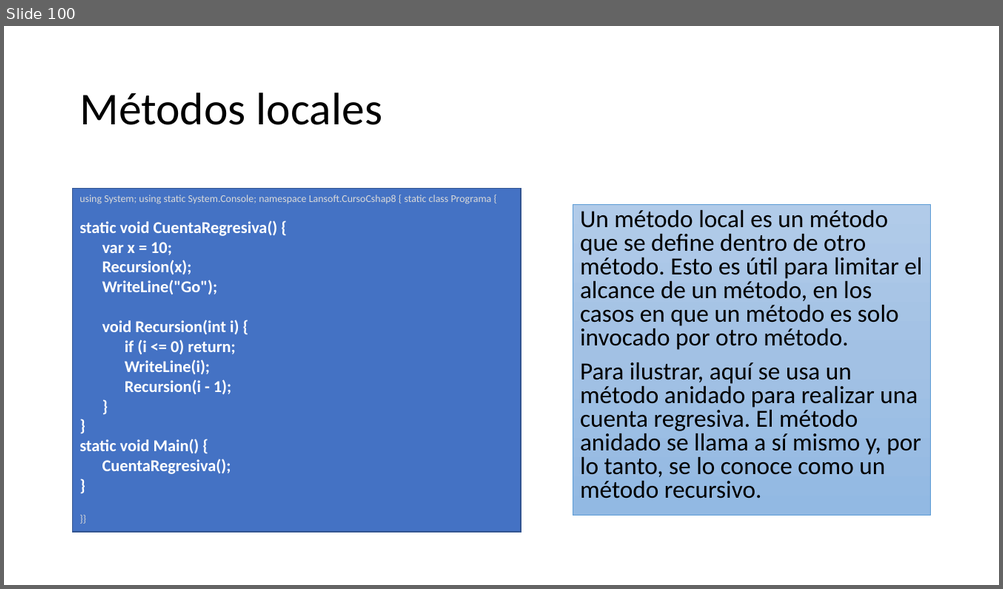
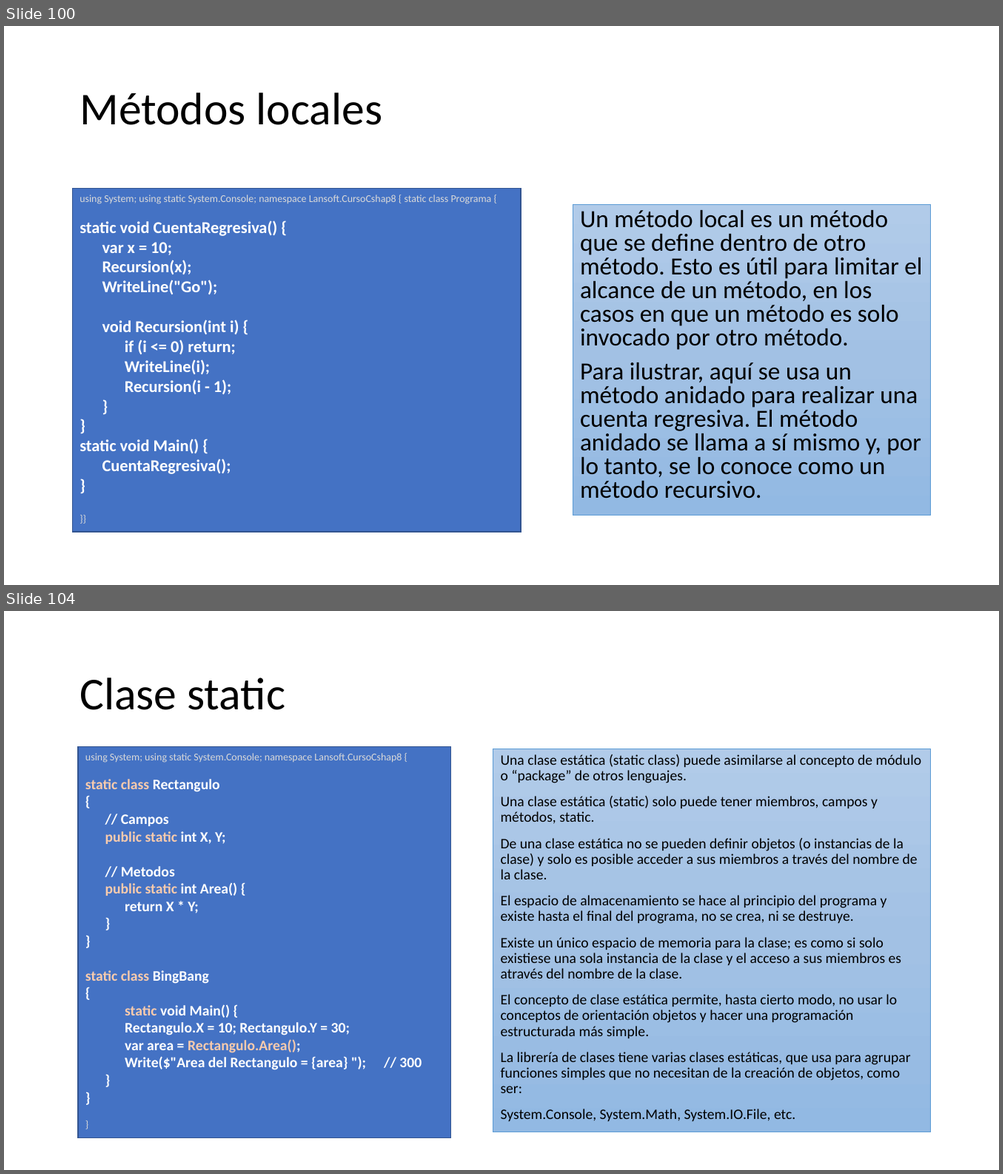
Before and after one commit to AlbertOsinaga/CursoCSharp__8, a slide deck: CSharpQuickReferencia.pptx. Shown one above the other, each under a label of ours: slide 100 before the commit, slides 100 and 104 after it; the slides between them are not shown. The pictures are 1003x589 and 1003x1174 pixels, drawn with LibreOffice and Linux fonts; fonts in the diff are those of the drawing. Boxes give left, top, right and bottom in pixels: in the first picture for what was removed or moved away, otherwise in the second. Text is boxed around its words. In the diff, an @@ line names an element or a change of style, - is before the commit and + after.

Commit message:
V 2020 04 28 PPP-CQR 111 slides

```diff
--- a/CSharpQuickReferencia.pptx
+++ b/CSharpQuickReferencia.pptx
@@ slide 104 added at [4,611,999,1170], background #FFFFFF @@
@@ title added at [79,678,286,710], 44 pt, text #000000 @@
+Clase static
@@ rectangle added at [78,747,451,1139], fill #4472C4, outline #325491 1 pt, 14 pt, text #FFFFFF, bold @@
+using System; using static System.Console; namespace Lansoft.CursoCshap8 {
+static class Rectangulo
+{
+// Campos
+public static int X, Y;
+// Metodos
+public static int Area() {
+return X * Y;
+}
+}
+static class BingBang
+{
+static void Main() {
+Rectangulo.X = 10; Rectangulo.Y = 30;
+var area = Rectangulo.Area();
+Write($"Area del Rectangulo = {area} "); // 300
+}
+}
+}
@@ text added at [492,749,930,1133], fill gradient #B1CBE9 to #A3C1E5 to #93B9E4, outline #5B9BD5 0.5 pt, 14 pt, text #000000 @@
+Una clase estática (static class) puede asimilarse al concepto de módulo o “package” de otros lenguajes.
+Una clase estática (static) solo puede tener miembros, campos y métodos, static.
+De una clase estática no se pueden definir objetos (o instancias de la clase) y solo es posible acceder a sus miembros a través del nombre de la clase.
+El espacio de almacenamiento se hace al principio del programa y existe hasta el final del programa, no se crea, ni se destruye.
+Existe un único espacio de memoria para la clase; es como si solo existiese una sola instancia de la clase y el acceso a sus miembros es através del nombre de la clase.
+El concepto de clase estática permite, hasta cierto modo, no usar lo conceptos de orientación objetos y hacer una programación estructurada más simple.
+La librería de clases tiene varias clases estáticas, que usa para agrupar funciones simples que no necesitan de la creación de objetos, como ser:
+System.Console, System.Math, System.IO.File, etc.
```
Also in this commit, not shown: 10 other slides added, 1 other file.
